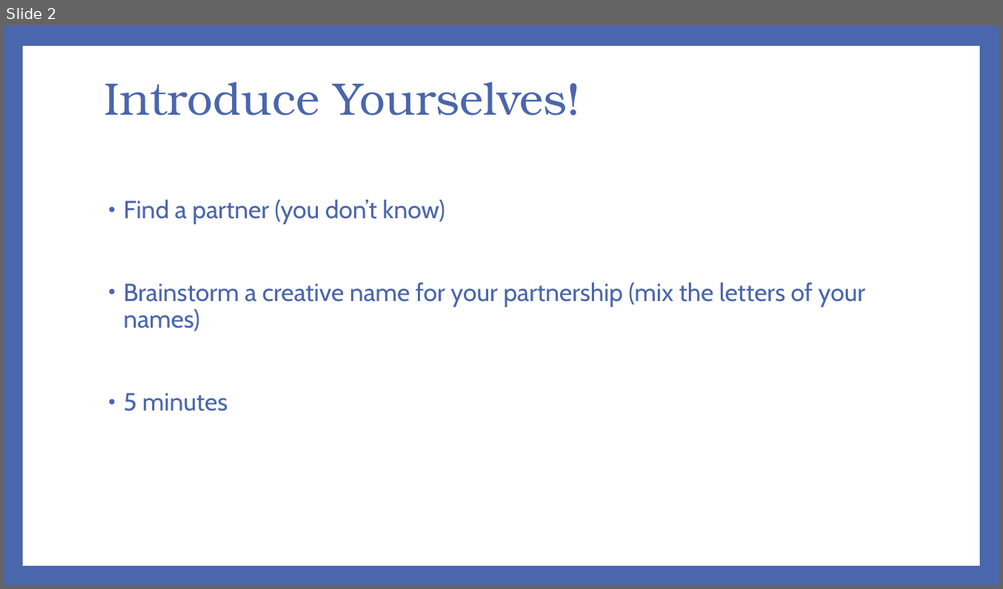
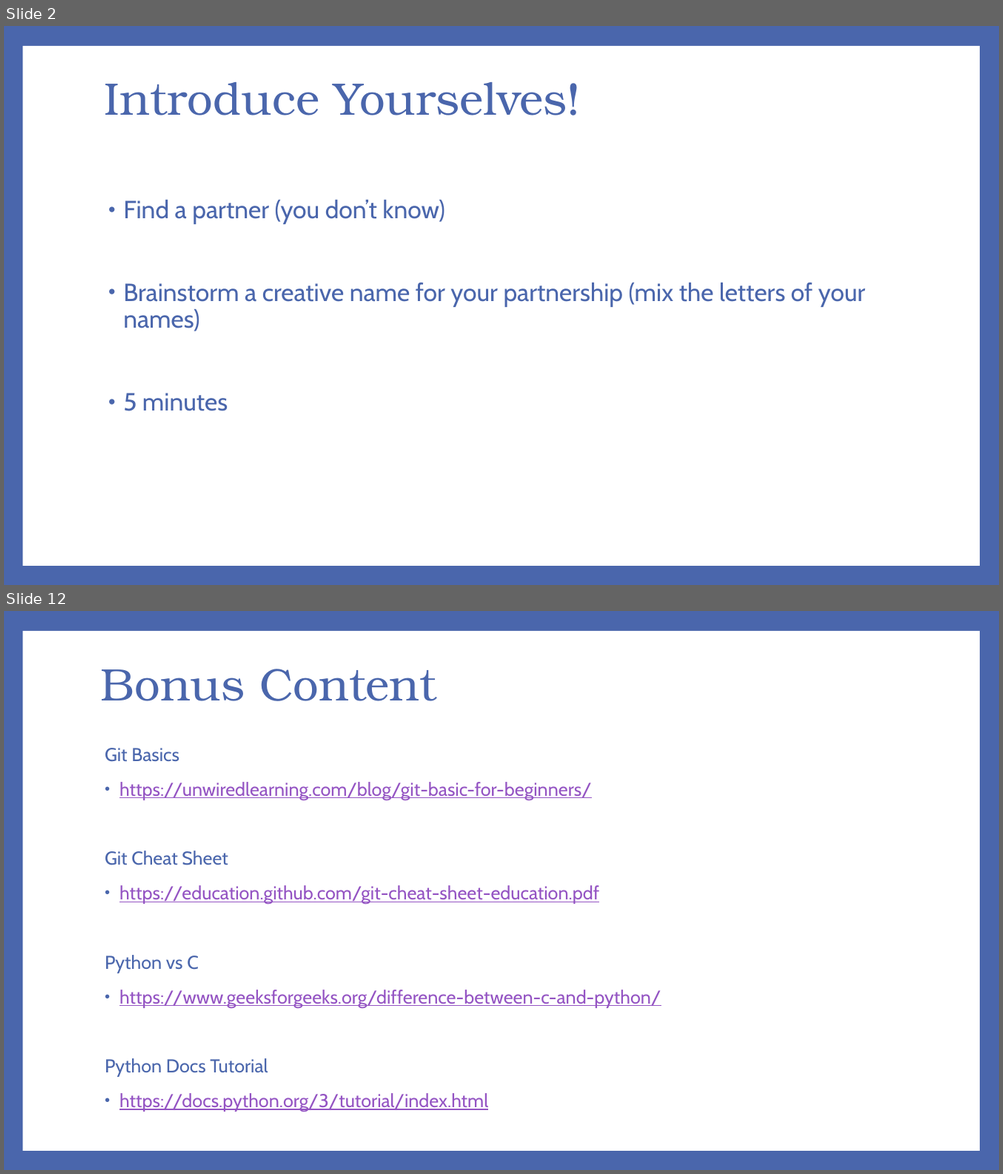
Before and after one commit to richard1au/1531-19t3, a slide deck: slides/week1.pptx. Shown one above the other, each under a label of ours: slide 2 before the commit, slides 2 and 12 after it; the slides between them are not shown. The pictures are 1003x589 and 1003x1174 pixels, drawn with LibreOffice and Linux fonts; fonts in the diff are those of the drawing. Boxes give left, top, right and bottom in pixels: in the first picture for what was removed or moved away, otherwise in the second. Text is boxed around its words. In the diff, an @@ line names an element or a change of style, - is before the commit and + after.

```diff
--- a/slides/week1.pptx
+++ b/slides/week1.pptx
@@ slide 12 added at (4, 611, 999, 1170), background #4A66AC; not listed: 1 template element that a slide beside it also shows @@
@@ title added at (101, 669, 437, 701), 44 pt, text #4A66AC @@
+Bonus Content
@@ text added at (105, 748, 660, 1112), 18 pt, text #9454C3, underline @@
+Git Basics
+• https://unwiredlearning.com/blog/git-basic-for-beginners/
+Git Cheat Sheet
+• https://education.github.com/git-cheat-sheet-education.pdf
+Python vs C
+• https://www.geeksforgeeks.org/difference-between-c-and-python/
+Python Docs Tutorial
+• https://docs.python.org/3/tutorial/index.html
```
Also in this commit, not shown: 3 slides changed, 8 other slides added, 6 slides removed.
